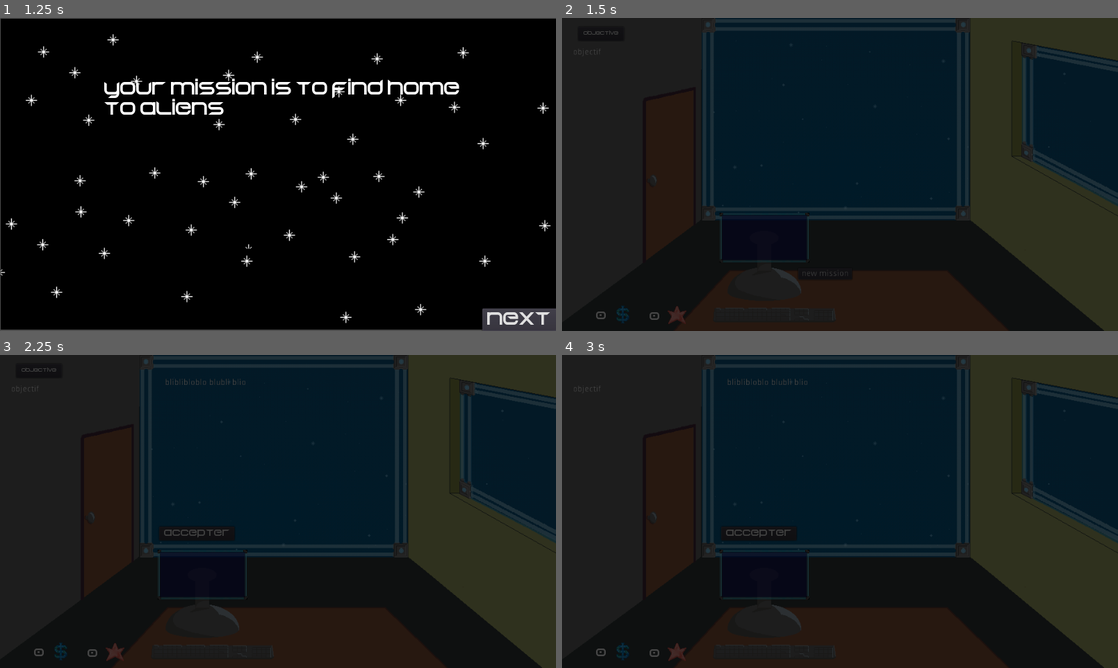
Above: before the commit, frames 1-4 (two rows, left to right).
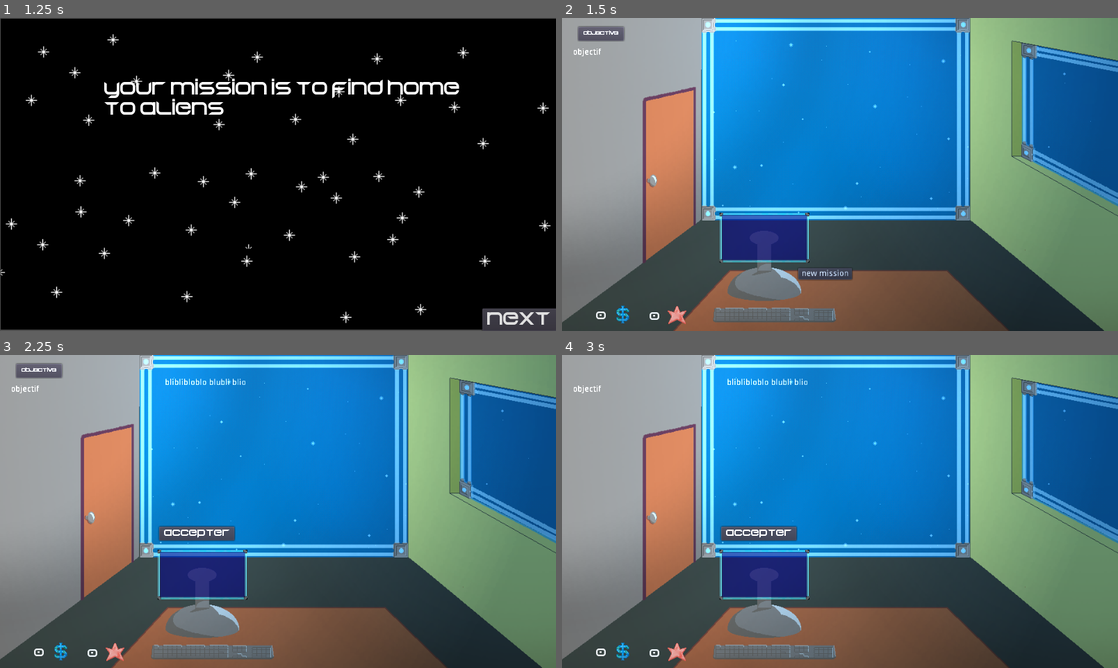
Above: after the commit, the same moments.

Repository: RyanHerb/-jubilant-octo-robot
Game: Godot game, scene res://Main.tscn
Two runs of this game, one before a commit and one after it. Both use one fixed random seed, a clock stepped at 60 frames per second and the inputs below.
Inputs:
- Up to frame 1 (1.25 s): click "start" at 0.5 s
- Up to frame 2 (1.5 s): click "next" at 1.25 s
- Up to frame 3 (2.25 s): click "new mission" at 2 s
- Up to frame 4 (3 s): click "objective" at 2.75 s

Frame 1 is identical in both runs. In frame 2, 100% of the frame differs, in the area x 0-100%, y 0-100%; in frame 3, 100%; in frame 4, 100%.

Commit message:
add light textures

Diff:
--- a/Office.tscn
+++ b/Office.tscn
@@ -1,10 +1,10 @@
-[gd_scene load_steps=5 format=2]
+[gd_scene load_steps=6 format=2]
 
 [ext_resource path="res://HUDBureau.tscn" type="PackedScene" id=1]
 [ext_resource path="res://assets/backgrounds/scene_bureau_vide.png" type="Texture" id=2]
 [ext_resource path="res://assets/backgrounds/bureau_ordil.png" type="Texture" id=3]
-[ext_resource path="res://assets/light.png" type="Texture" id=4]
 [ext_resource path="res://Office.gd" type="Script" id=4]
+[ext_resource path="res://assets/light.png" type="Texture" id=5]
 
 [node name="Office" type="Node2D"]
 script = ExtResource( 4 )
@@ -20,13 +20,13 @@
 centered = false
 
 [node name="LeftLight" type="Light2D" parent="."]
-texture = ExtResource( 4 )
+texture = ExtResource( 5 )
 texture_scale = 2.0
 energy = 1.2
 
 [node name="LeftRight" type="Light2D" parent="."]
 position = Vector2( 948.346, 149.384 )
-texture = ExtResource( 4 )
+texture = ExtResource( 5 )
 texture_scale = 2.0
 color = Color( 0.415686, 0.690196, 0.909804, 1 )
 energy = 0.9
